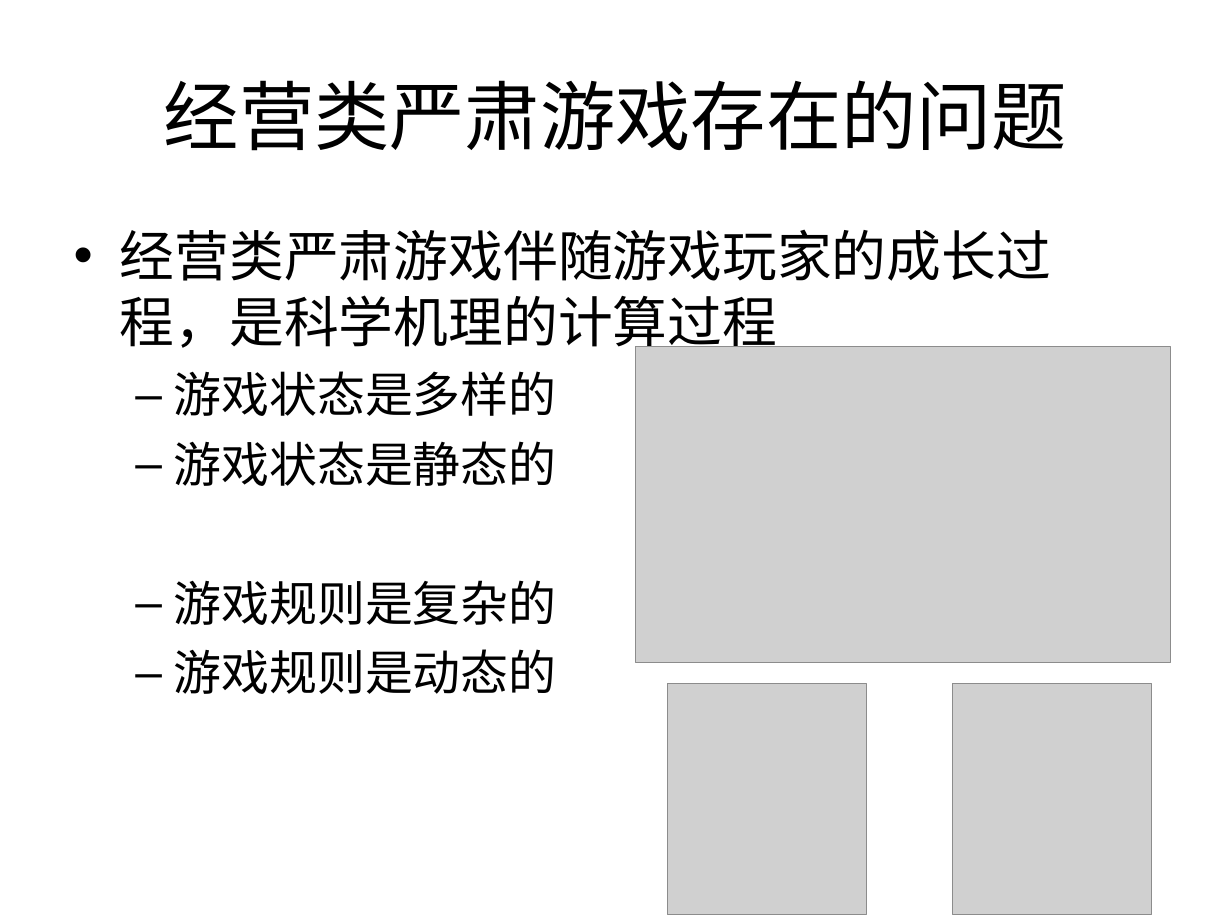
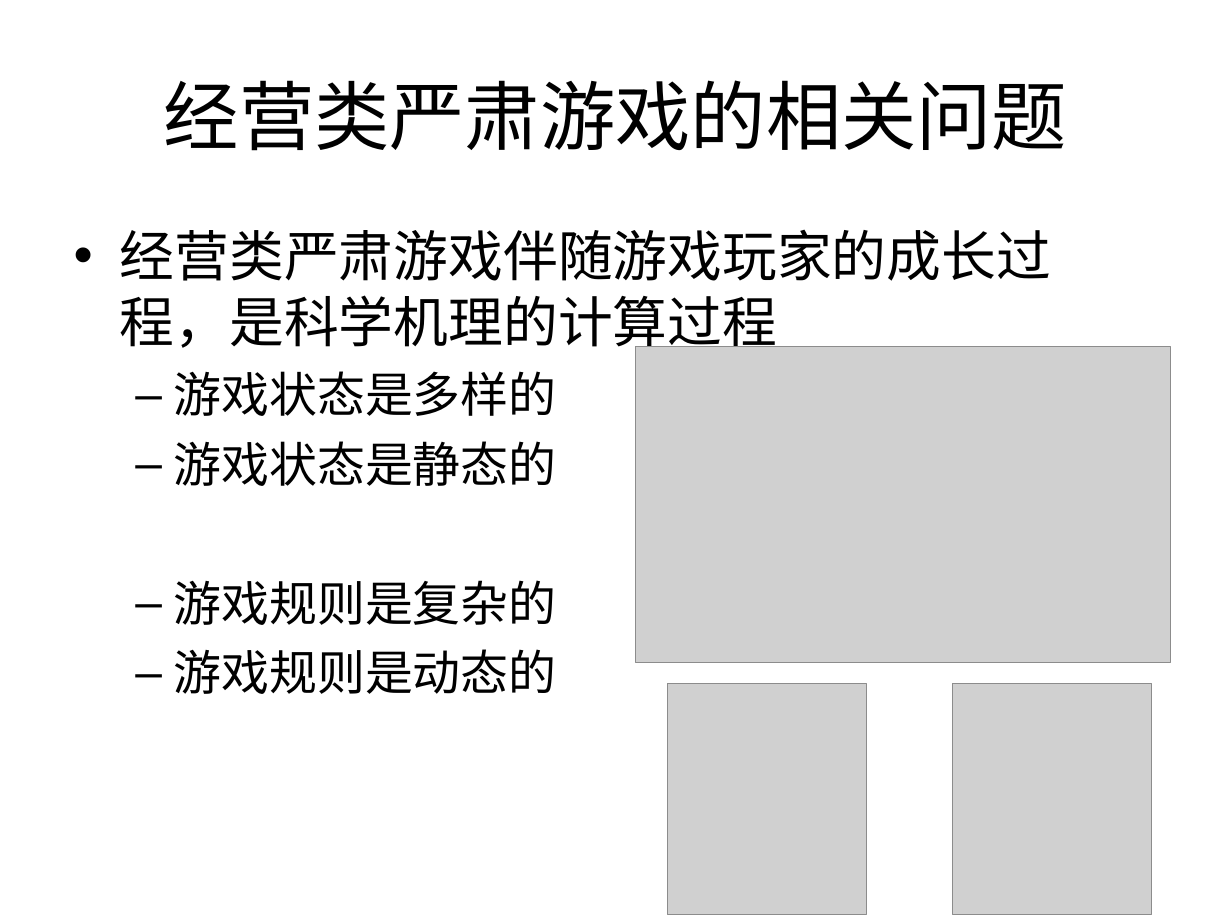
Before and after one commit to Nookleptia/qianmen3d, a slide deck: slide 25 of 毕设文件/毕设提纲.ppt. Drawn at 1232x924 pixels with LibreOffice and Linux fonts; fonts in the diff are those of the drawing; grey boxes stand for pictures. Boxes give left, top, right and bottom in pixels: in the first picture for what was removed or moved away, otherwise in the second. Text is boxed around its words. In the diff, an @@ line names an element or a change of style, - is before the commit and + after.

```diff
--- a/毕设文件/毕设提纲.ppt
+++ b/毕设文件/毕设提纲.ppt
@@ title at [164,80,1067,151]: text changed @@
-经营类严肃游戏存在的问题
+经营类严肃游戏的相关问题
```
Also in this commit, not shown: 6 other slides changed, 5 other files.
